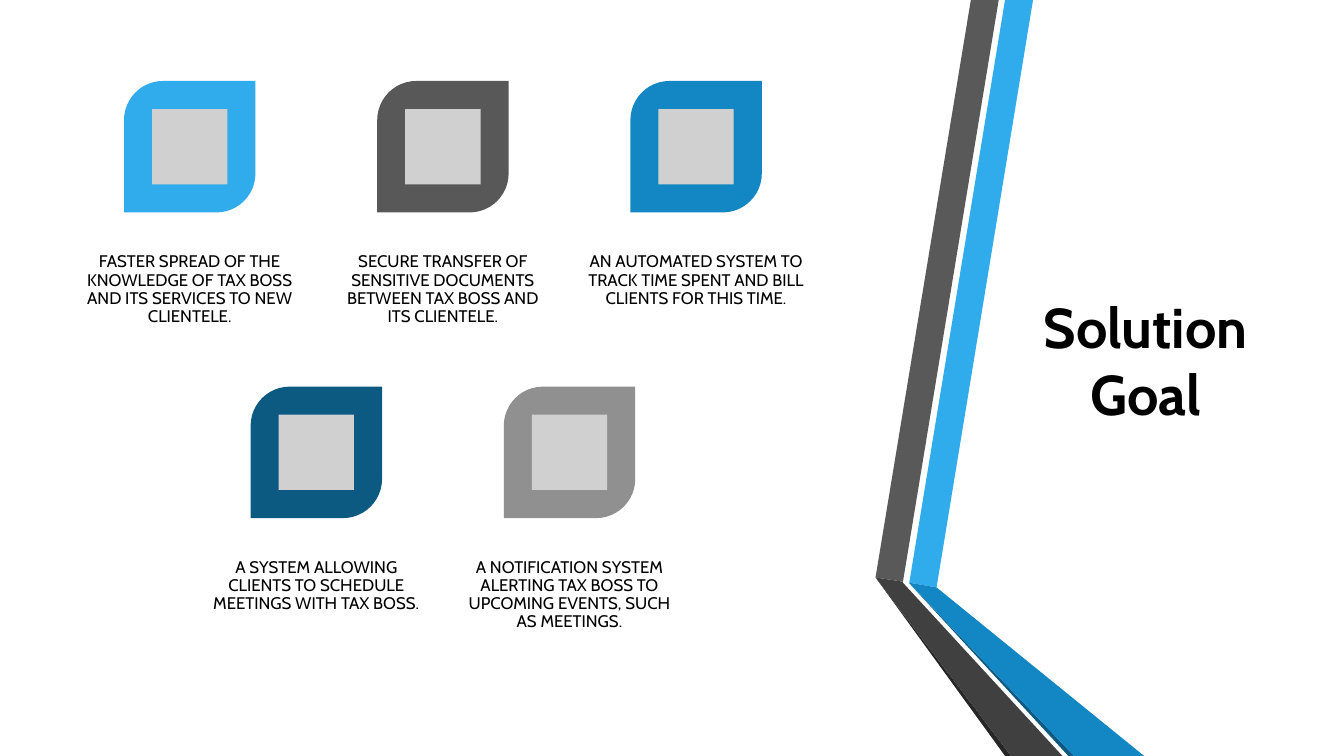
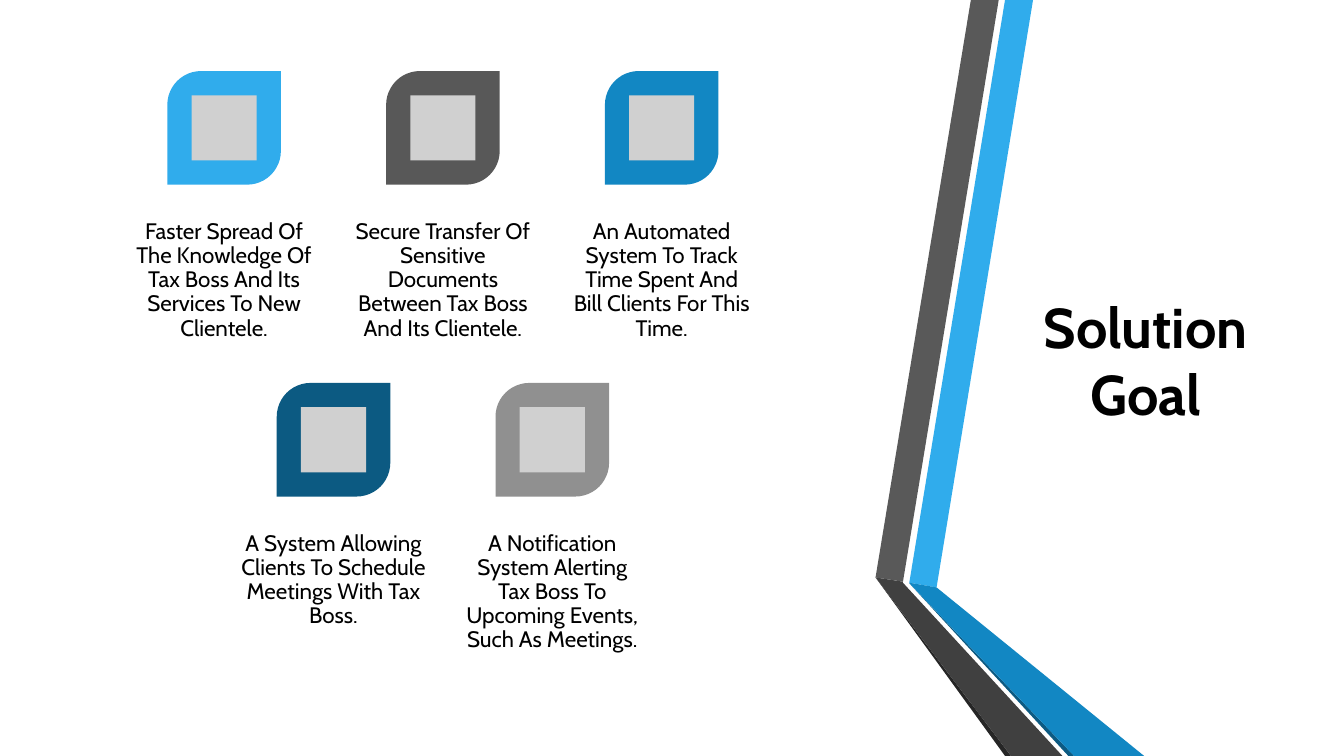
Before and after one commit to CalhounC357/4800_Tax_Boss, a slide deck: slide 6 of De La Riva, Bennett, Calhoun, Young; Tax_Boss.pptx. Drawn at 1344x756 pixels with LibreOffice and Linux fonts; fonts in the diff are those of the drawing; grey boxes stand for pictures; background and template pictures are left out. Boxes give left, top, right and bottom in pixels: in the first picture for what was removed or moved away, otherwise in the second. Text is boxed around its words. In the diff, an @@ line names an element or a change of style, - is before the commit and + after.

```diff
--- a/De La Riva, Bennett, Calhoun, Young; Tax_Boss.pptx
+++ b/De La Riva, Bennett, Calhoun, Young; Tax_Boss.pptx
@@ round diag rect: place and size @@
-round diag rect at box(124, 81, 255, 212)
+round diag rect at box(167, 72, 281, 186)
@@ round diag rect: place and size @@
-round diag rect at box(377, 81, 508, 212)
+round diag rect at box(386, 72, 500, 186)
@@ round diag rect: place and size @@
-round diag rect at box(630, 81, 761, 212)
+round diag rect at box(605, 72, 719, 186)
@@ picture: place and size @@
-picture at box(152, 109, 228, 185)
+picture at box(192, 96, 257, 161)
@@ picture: place and size @@
-picture at box(405, 109, 481, 185)
+picture at box(410, 96, 476, 161)
@@ picture: place and size @@
-picture at box(658, 109, 734, 185)
+picture at box(629, 96, 695, 161)
@@ text at box(136, 222, 312, 337): text changed; size 12 to 16 pt @@
-FASTER SPREAD OF THE KNOWLEDGE OF TAX BOSS AND ITS SERVICES TO NEW CLIENTELE.
+Faster Spread Of The Knowledge Of Tax Boss And Its Services To New Clientele.
@@ text at box(356, 222, 530, 337): text changed; size 12 to 16 pt @@
-SECURE TRANSFER OF SENSITIVE DOCUMENTS BETWEEN TAX BOSS AND ITS CLIENTELE.
+Secure Transfer Of Sensitive Documents Between Tax Boss And Its Clientele.
@@ text at box(574, 222, 750, 337): text changed; size 12 to 16 pt @@
-AN AUTOMATED SYSTEM TO TRACK TIME SPENT AND BILL CLIENTS FOR THIS TIME.
+An Automated System To Track Time Spent And Bill Clients For This Time.
@@ round diag rect: place and size @@
-round diag rect at box(251, 387, 382, 518)
+round diag rect at box(277, 383, 391, 497)
@@ round diag rect: place and size @@
-round diag rect at box(504, 387, 635, 518)
+round diag rect at box(496, 383, 610, 497)
@@ picture removed at box(278, 414, 354, 490) @@
@@ picture added at box(301, 407, 367, 473) @@
@@ picture added at box(520, 407, 586, 473) @@
@@ picture removed at box(532, 414, 608, 490) @@
@@ text at box(241, 534, 425, 624): text changed; size 12 to 16 pt @@
-A SYSTEM ALLOWING CLIENTS TO SCHEDULE MEETINGS WITH TAX BOSS.
+A System Allowing Clients To Schedule Meetings With Tax Boss.
@@ text at box(466, 534, 638, 653): text changed; size 12 to 16 pt @@
-A NOTIFICATION SYSTEM ALERTING TAX BOSS TO UPCOMING EVENTS, SUCH AS MEETINGS.
+A Notification System Alerting Tax Boss To Upcoming Events, Such As Meetings.
```
Also in this commit, not shown: 1 other slide changed.
